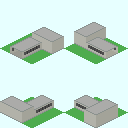
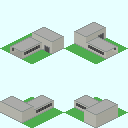
Comparing the layer stacks of the two w=128, h=128 images. Changes:
painted on "Subway_Station_Gateway_Single_S-EV.png" over (44, 33, 104, 53)
